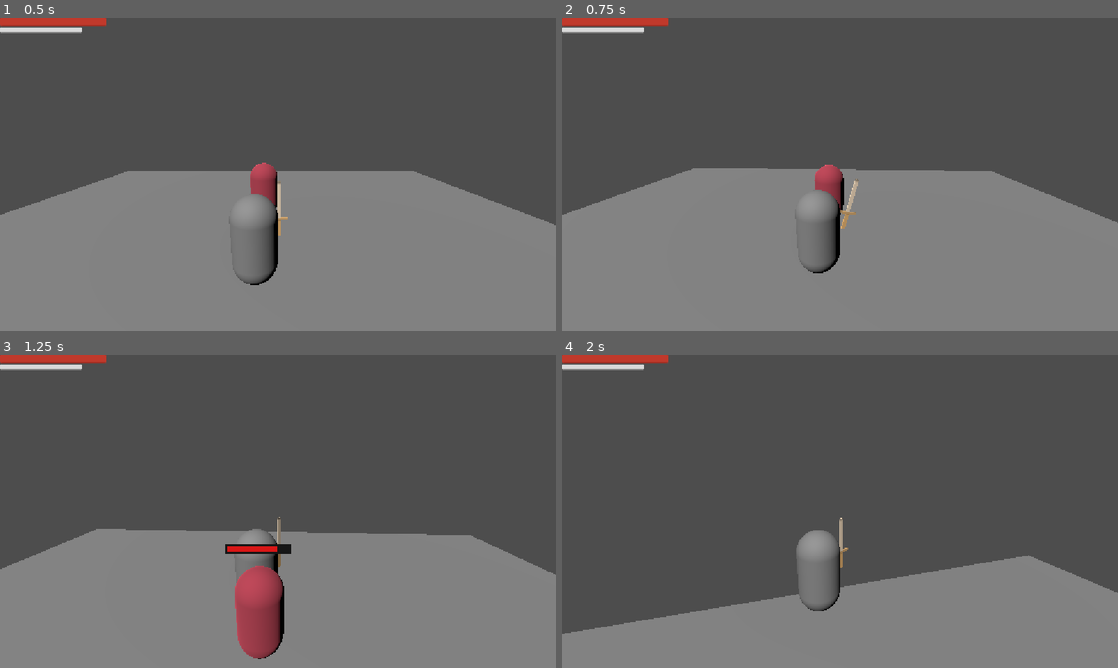
Above: before the commit, frames 1-4 (two rows, left to right).
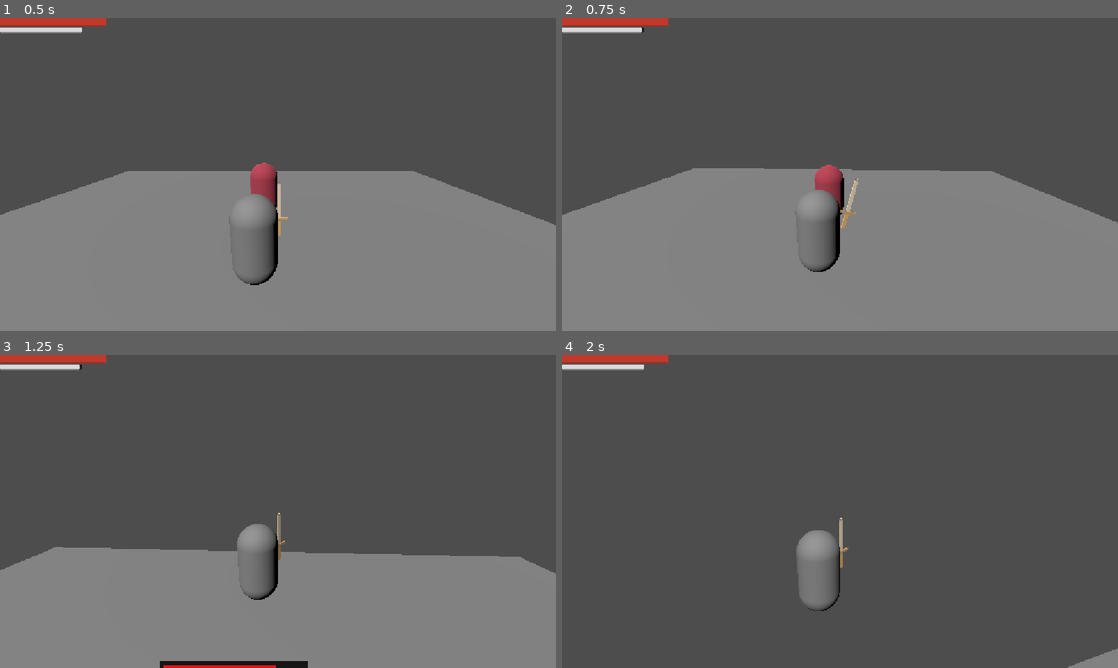
Above: after the commit, the same moments.

Repository: felipeallen20/valero-arpg
Game: Godot game, scene res://scenes/world.tscn
The game is run twice, just before and just after one commit, with the same random seed, the same clock (stepped at 60 frames per second) and the same inputs. Before the commit the project has no main scene; this scene is started directly in both runs.
Inputs (mouse positions are in pixels of both pictures, inside the frame that each line leads up to):
- Up to frame 1 (0.5 s): no input
- Up to frame 2 (0.75 s): move the mouse to (834, 180) at 0.52 s; hold W (forward) from 0.53 s (still down); hold Ctrl (sprint, bound only after the commit) from 0.53 s (still down); click (834, 180) at 0.67 s
- Up to frame 3 (1.25 s): keep holding W (forward); keep holding Ctrl (sprint, bound only after the commit); tap Space (jump) at 0.77 s
- Up to frame 4 (2 s): keep holding W (forward); move the mouse to (878, 514) at 1.27 s; release Ctrl (sprint, bound only after the commit) at 1.28 s; click (878, 514) at 1.35 s; tap Space (jump) at 1.52 s; tap Ctrl (sprint, bound only after the commit) at 1.55 s

Frame 1 is identical in both runs. In frame 2, 0.1% of the frame differs, in the area x 14-85%, y 2-82%; in frame 3, 7.6%; in frame 4, 24%, in the area x 0-100%, y 64-100%.

Commit message:
code refactor and project review

Diff:
--- a/valero/project.godot
+++ b/valero/project.godot
@@ -13,6 +13,7 @@
 config/name="Valero"
 config/features=PackedStringArray("4.7", "Forward Plus")
 config/icon="res://icon.svg"
+run/main_scene="res://scenes/world.tscn"
 
 [display]
 
@@ -56,6 +57,11 @@
 "events": [Object(InputEventKey,"resource_local_to_scene":false,"resource_name":"","device":-1,"window_id":0,"alt_press …(195 unchanged characters)…
 ]
 }
+sprint={
+"deadzone": 0.2,
+"events": [Object(InputEventKey,"resource_local_to_scene":false,"resource_name":"","device":-1,"window_id":0,"alt_pressed":false,"shift_pressed":false,"ctrl_pressed":false,"meta_pressed":false,"pressed":false,"keycode":0,"physical_keycode":4194326,"key_label":0,"unicode":0,"location":0,"echo":false,"script":null)
+]
+}
 
 [physics]
 
--- a/valero/scenes/enemy.tscn
+++ b/valero/scenes/enemy.tscn
@@ -14,7 +14,7 @@
 collision_layer = 4
 script = ExtResource("1_7p1mj")
 
-[node name="MeshInstance3D" type="MeshInstance3D" parent="." unique_id=1474738438]
+[node name="Model" type="MeshInstance3D" parent="." unique_id=1474738438]
 mesh = SubResource("CapsuleMesh_nb4d6")
 surface_material_override/0 = SubResource("StandardMaterial3D_wwd58")
 
--- a/valero/scenes/world.tscn
+++ b/valero/scenes/world.tscn
@@ -19,7 +19,7 @@
 transform = Transform3D(20, 0, 0, 0, 0.5, 0, 0, 0, 20, 0, 0, 0)
 shape = SubResource("BoxShape3D_wwd58")
 
-[node name="MeshInstance3D" type="MeshInstance3D" parent="Platform" unique_id=1545893627]
+[node name="Model" type="MeshInstance3D" parent="Platform" unique_id=1545893627]
 transform = Transform3D(20, 0, 0, 0, 0.5, 0, 0, 0, 20, 0, 0, 0)
 mesh = SubResource("BoxMesh_nb4d6")
 
--- a/valero/scripts/enemies/enemy.gd
+++ b/valero/scripts/enemies/enemy.gd
@@ -19,12 +19,10 @@
 		return
 	health = maxf(health - amount, 0.0)
 	_health_bar.set_ratio(health / max_health)
-	print("%s recibió %s de daño. Vida: %s/%s" % [name, amount, health, max_health])
 	if health <= 0.0:
 		_die()
 
 
 func _die() -> void:
-	print("%s murió" % name)
 	died.emit()
 	queue_free()
--- a/valero/scripts/player/player.gd
+++ b/valero/scripts/player/player.gd
@@ -55,7 +55,7 @@
 
 # --- Referencias ---
 @onready var _camera_pivot: Node3D = $ThirdPerson
-@onready var _weapon: Weapon = $PracticeSword   # ← ajusta a tu ruta real
+@onready var _weapon: Weapon = $PracticeSword
 
 # --- Estado ---
 # Se toma la gravedad del proyecto en lugar de fijar una propia, para respetar
@@ -262,4 +262,3 @@
 
 func _on_died() -> void:
 	set_physics_process(false)
-	print("Jugador muerto")
--- a/valero/scripts/weapons/swords/practice_sword.gd
+++ /dev/null
@@ -1,11 +0,0 @@
-extends Node
-
-
-# Called when the node enters the scene tree for the first time.
-func _ready() -> void:
-	pass # Replace with function body.
-
-
-# Called every frame. 'delta' is the elapsed time since the previous frame.
-func _process(delta: float) -> void:
-	pass
--- a/valero/scripts/weapons/weapon.gd
+++ b/valero/scripts/weapons/weapon.gd
@@ -32,7 +32,7 @@
 
 ## Cada tipo de arma sobrescribe esto.
 func _perform_attack() -> void:
-	print("%s ataca con %s de daño" % [weapon_name, damage])
+	pass
 
 
 ## Aplica el daño del arma a un objetivo, si sabe recibirlo.
--- a/valero/scripts/world/world.gd
+++ b/valero/scripts/world/world.gd
@@ -6,11 +6,6 @@
 # Called when the node enters the scene tree for the first time.
 func _ready() -> void:
 	_spawn_player(player)
-	print(player.position)
 
-# Called every frame. 'delta' is the elapsed time since the previous frame.
-func _process(delta: float) -> void:
-	pass
-
-func _spawn_player(player) -> void:
+func _spawn_player(player: CharacterBody3D) -> void:
 	player.position = Vector3(0, 1.2, 0)
Not shown, removed: valero/scripts/weapons/swords/practice_sword.gd.uid
Not shown, changed: valero/.gitignore
Not shown, added: valero/.opencode/skills/godot-code-analyzer/SKILL.md
